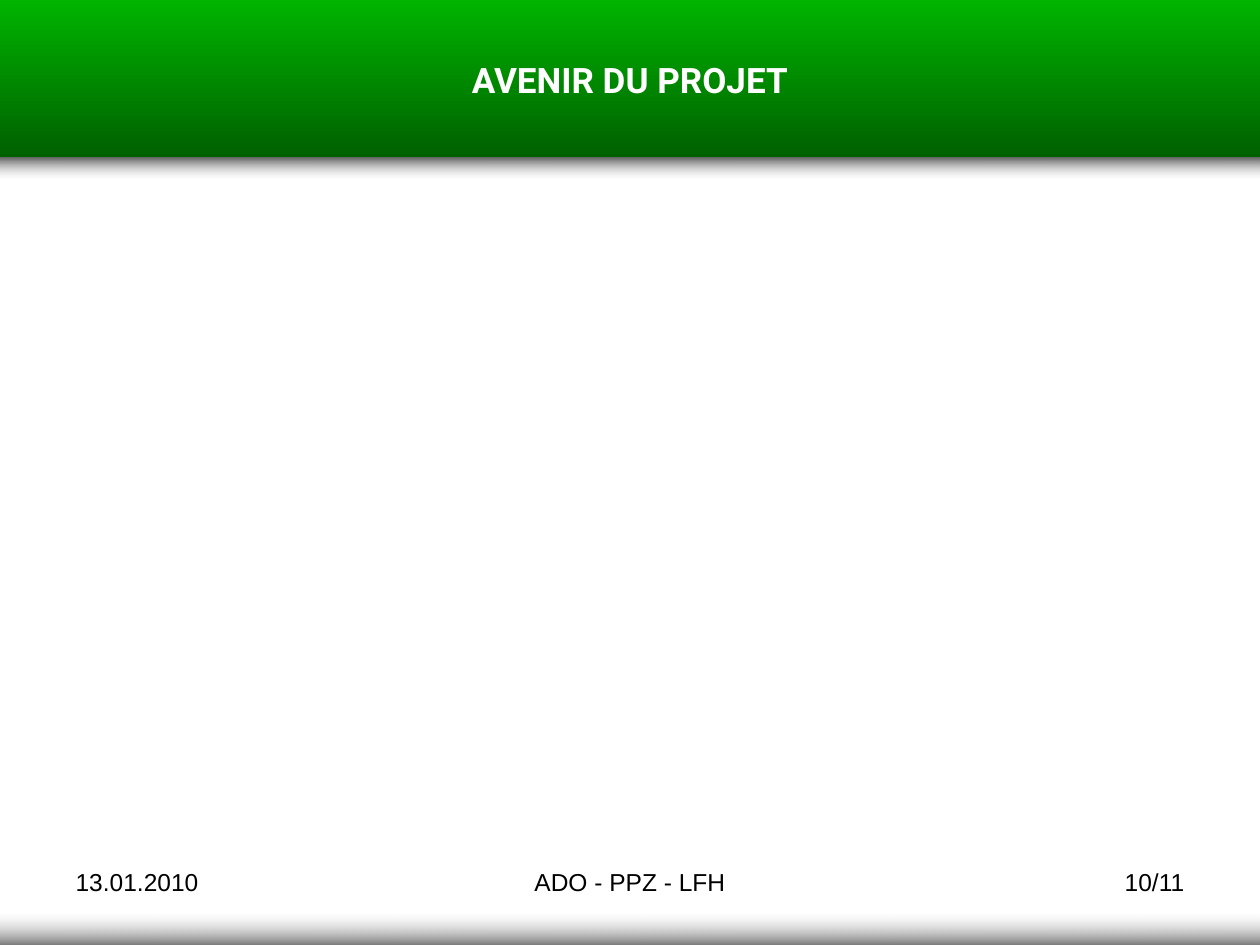
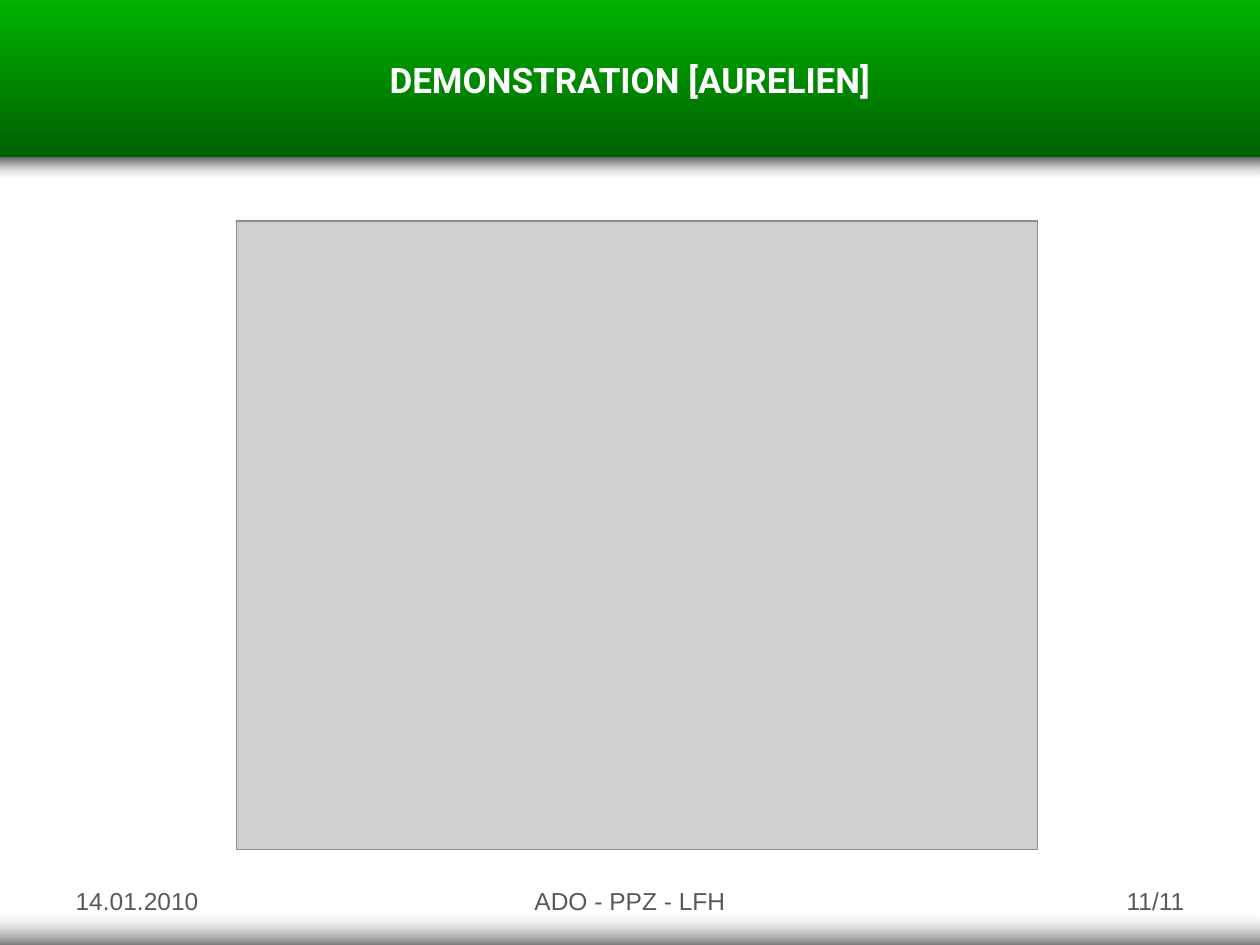
Before and after one commit to goupildb/asd-tower-defense, a slide deck: slide 11 of documents/presentation.pptx (slide 10 before the commit). Drawn at 1260x945 pixels with LibreOffice and Linux fonts; fonts in the diff are those of the drawing; grey boxes stand for pictures. Boxes give left, top, right and bottom in pixels: in the first picture for what was removed or moved away, otherwise in the second. Text is boxed around its words. In the diff, an @@ line names an element or a change of style, - is before the commit and + after.

```diff
--- a/documents/presentation.pptx
+++ b/documents/presentation.pptx
@@ text at (x1=390, y1=64, x2=870, y2=99): text changed @@
-AVENIR DU PROJET
+DEMONSTRATION [AURELIEN]
@@ picture added at (x1=237, y1=220, x2=1038, y2=849) @@
@@ text at (x1=76, y1=893, x2=199, y2=910): text changed; text colour #000000 to #595959 @@
-13.01.2010
+14.01.2010
@@ text "ADO - PPZ - LFH" moved from (x1=534, y1=874, x2=725, y2=892) to (x1=534, y1=893, x2=725, y2=910) @@
@@ text "ADO - PPZ - LFH" at (x1=534, y1=893, x2=725, y2=910): text colour #000000 to #595959 @@
@@ page number at (x1=1127, y1=892, x2=1185, y2=911): text changed; text colour #000000 to #595959 @@
-10/11
+11/11
```
Also in this commit, not shown: 11 other slides changed.
